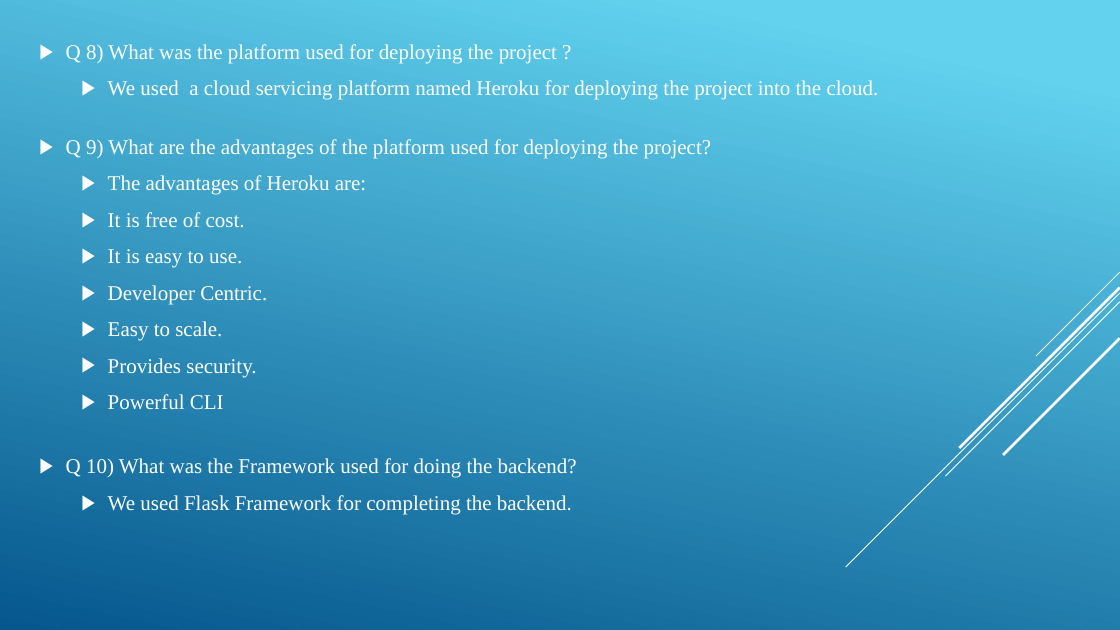
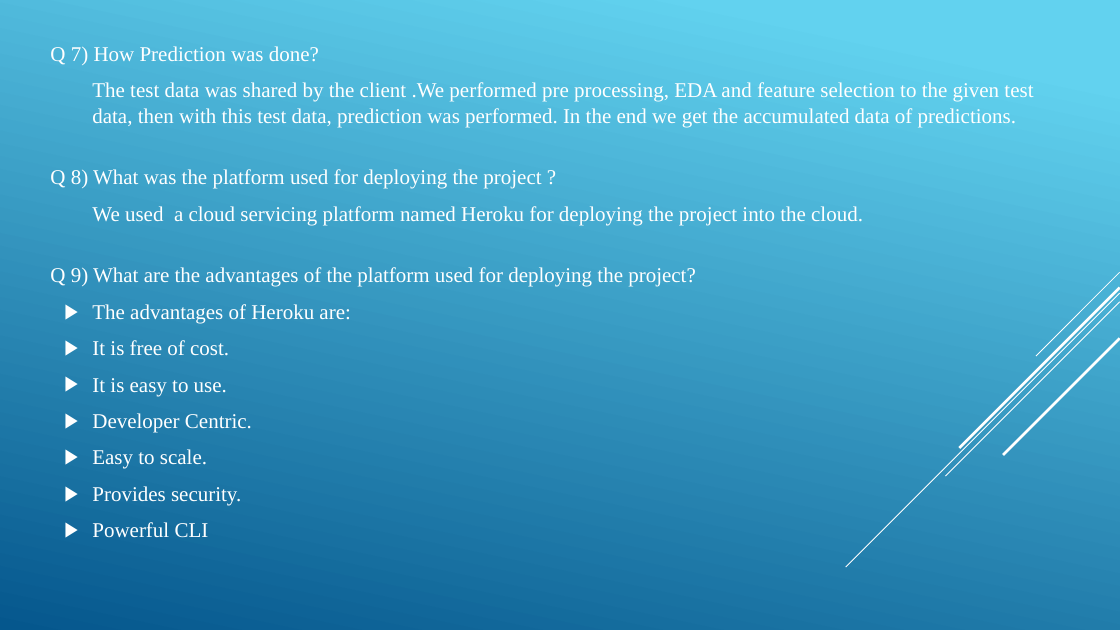
Before and after one commit to ashokkumars01/Stores-Sales-Prediction, a slide deck: slide 11 of Docs/DPR_Store_Sales_Prediction.pptx (slide 12 before the commit). Drawn at 1120x630 pixels with LibreOffice and Linux fonts; fonts in the diff are those of the drawing. Boxes give left, top, right and bottom in pixels: in the first picture for what was removed or moved away, otherwise in the second. Text is boxed around its words. In the diff, an @@ line names an element or a change of style, - is before the commit and + after.

```diff
--- a/Docs/DPR_Store_Sales_Prediction.pptx
+++ b/Docs/DPR_Store_Sales_Prediction.pptx
@@ text "Q 7) How Prediction was ...": place and size @@
-text "Q 7) How Prediction was ..." at (66, 139, 712, 409)
+text "Q 7) How Prediction was ..." at (50, 46, 1033, 538)
@@ text "Q 7) How Prediction was ..." at (50, 46, 1033, 538): vertical alignment middle to top @@
@@ text at (50, 46, 1033, 225): paragraphs added @@
+Q 7) How Prediction was done?
+The test data was shared by the client .We performed pre processing, EDA and feature selection to the given test data, then with this test data, prediction was performed. In the end we get the accumulated data of predictions.
+Q 8) What was the platform used for deploying the project ?
+We used a cloud servicing platform named Heroku for deploying the project into the cloud.
@@ text removed at (66, 44, 879, 100) @@
-▶ Q 8) What was the platform used for deploying the project ?
-  ▶ We used a cloud servicing platform named Heroku for deploying the project into the cloud.
@@ text at (50, 267, 696, 538): bullet ▶ to none; indent changed @@
@@ text removed at (66, 458, 577, 515) @@
-▶ Q 10) What was the Framework used for doing the backend?
-  ▶ We used Flask Framework for completing the backend.
```
Also in this commit, not shown: 11 other slides changed, 1 slide removed, 1 other file.
